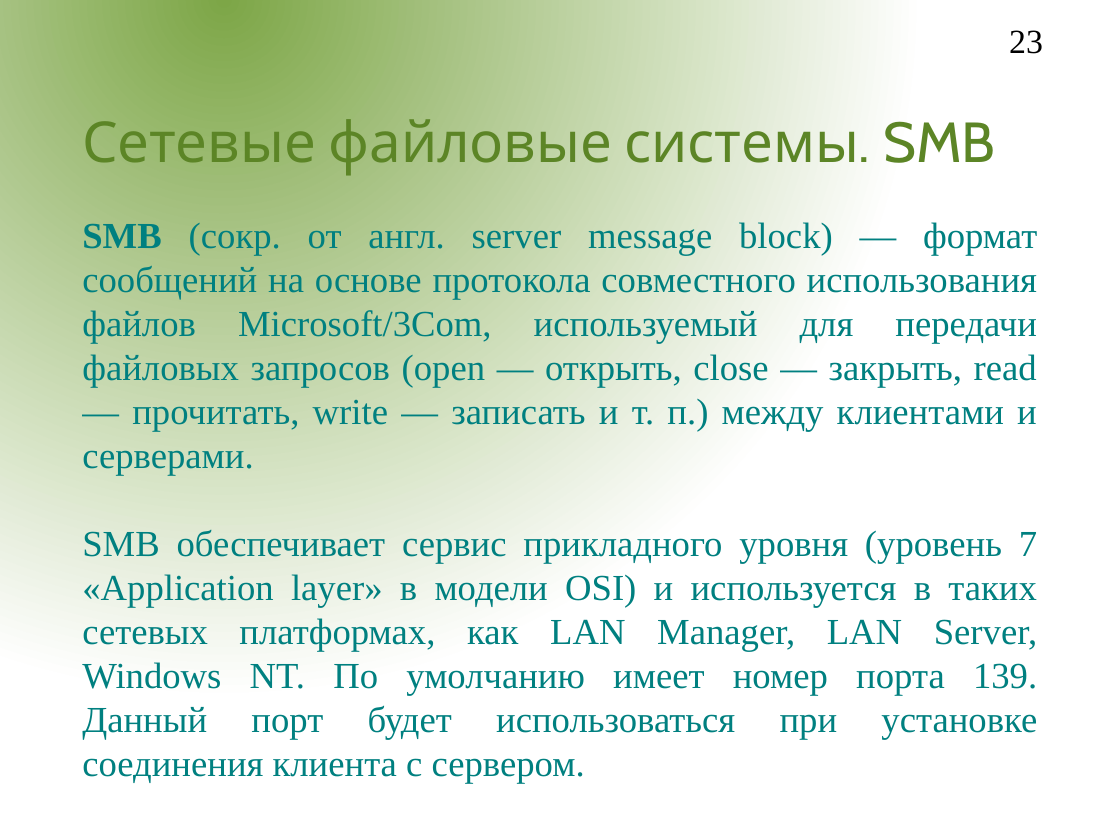
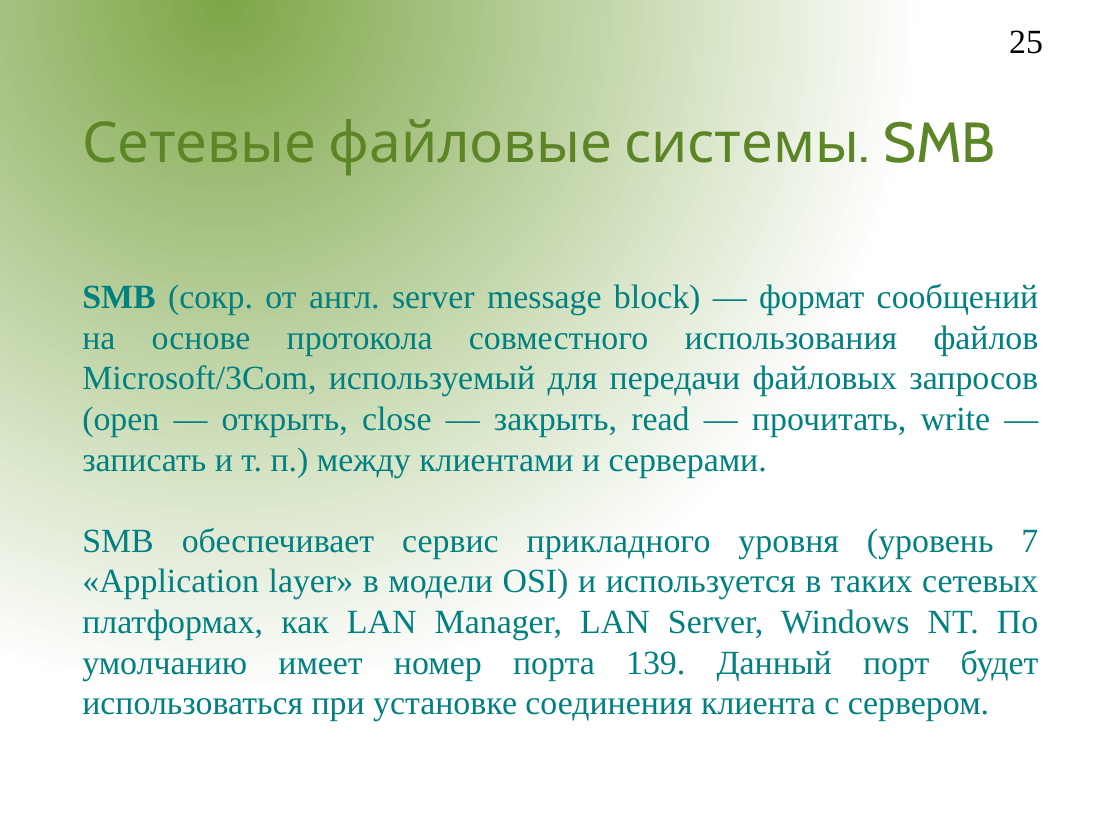
Before and after one commit to aeremenok/a-team-777, a slide deck: slide 25 of sem_9/st/fs.odp (slide 23 before the commit). Drawn at 1120x840 pixels with LibreOffice and Linux fonts; fonts in the diff are those of the drawing; background and template pictures are left out. Boxes give left, top, right and bottom in pixels: in the first picture for what was removed or moved away, otherwise in the second. Text is boxed around its words. In the diff, an @@ line names an element or a change of style, - is before the commit and + after.

```diff
--- a/sem_9/st/fs.odp
+++ b/sem_9/st/fs.odp
@@ page number at (1009,30,1043,54): text changed @@
-23
+25
@@ subtitle "SMB (сокр. от англ. server ..." at (82,283,1039,722): size 26 to 24 pt @@
```
Also in this commit, not shown: 8 other slides changed, 3 slides added, 1 slide removed.
